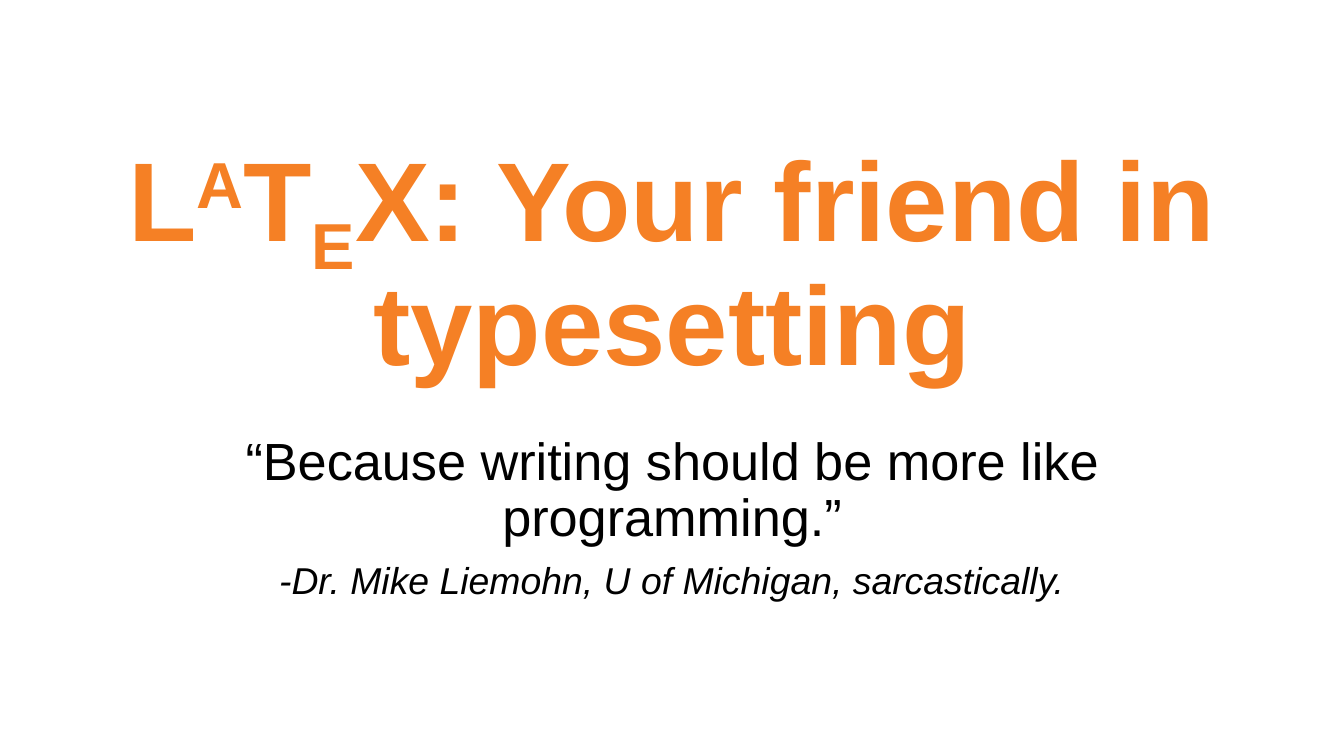
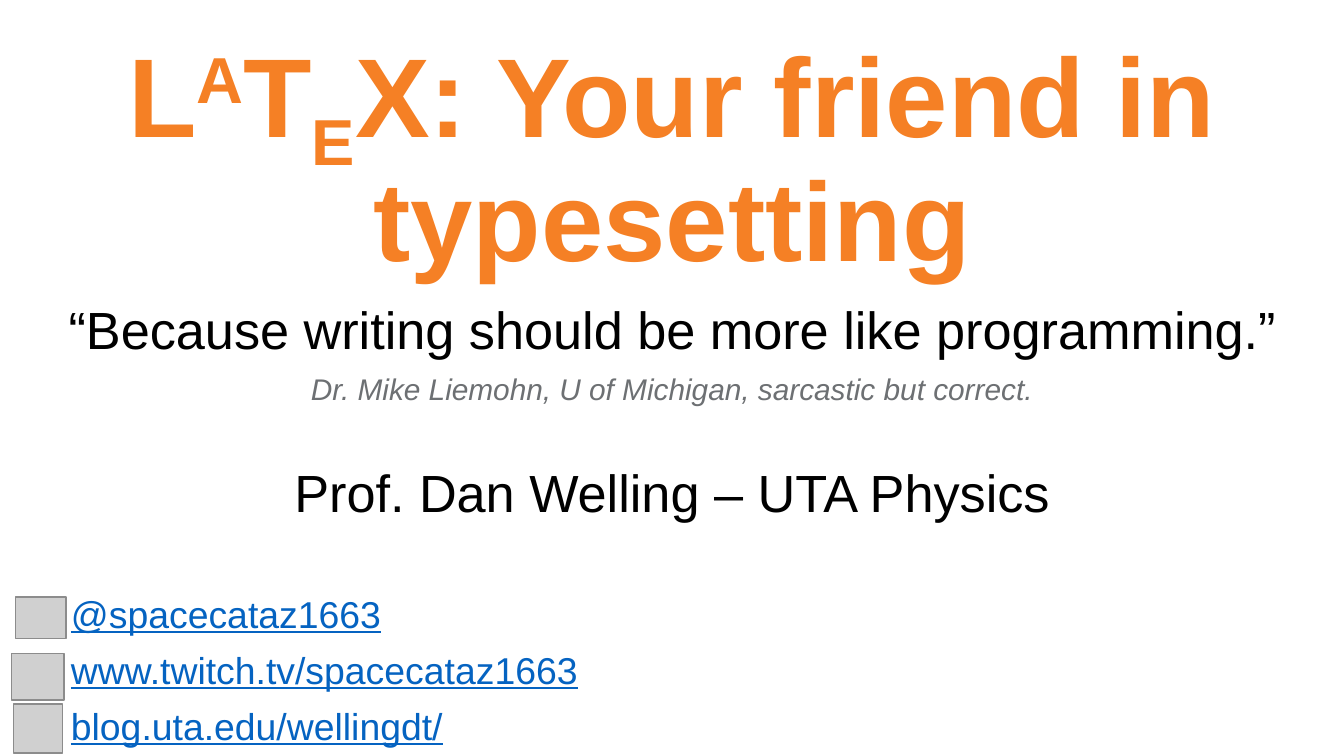
Before and after one commit to spacecataz/sciprog_teaching, a slide deck: slide 1 of LaTeX/latex_intro.pptx. Drawn at 1344x756 pixels with LibreOffice and Linux fonts; fonts in the diff are those of the drawing; grey boxes stand for pictures; background and template pictures are left out. Boxes give left, top, right and bottom in pixels: in the first picture for what was removed or moved away, otherwise in the second. Text is boxed around its words. In the diff, an @@ line names an element or a change of style, - is before the commit and + after.

Commit message:
Updated presentation.

```diff
--- a/LaTeX/latex_intro.pptx
+++ b/LaTeX/latex_intro.pptx
@@ title "LATEX: Your friend in typesetting": place and size @@
-title "LATEX: Your friend in typesetting" at (373,160,1215,386)
+title "LATEX: Your friend in typesetting" at (373,56,1215,281)
@@ subtitle "“Because writing should be more ...": place and size @@
-subtitle "“Because writing should be more ..." at (246,442,1098,601)
+subtitle "“Because writing should be more ..." at (69,311,1275,406)
@@ subtitle at (311,378,1032,406): text changed; size 20 to 16 pt; text colour #000000 to #6D7073 @@
--Dr. Mike Liemohn, U of Michigan, sarcastically.
+Dr. Mike Liemohn, U of Michigan, sarcastic but correct.
@@ text added at (294,474,1050,523), 28 pt, text #000000 @@
+Prof. Dan Welling – UTA Physics
@@ picture added at (15,597,66,638) @@
@@ text added at (71,601,578,747), 20 pt, text #0563C1, underline @@
+@spacecataz1663
+www.twitch.tv/spacecataz1663
+blog.uta.edu/wellingdt/
@@ picture added at (12,653,65,700) @@
@@ picture added at (13,704,63,754) @@
```
Also in this commit, not shown: 6 other slides changed, 1 slide added.
